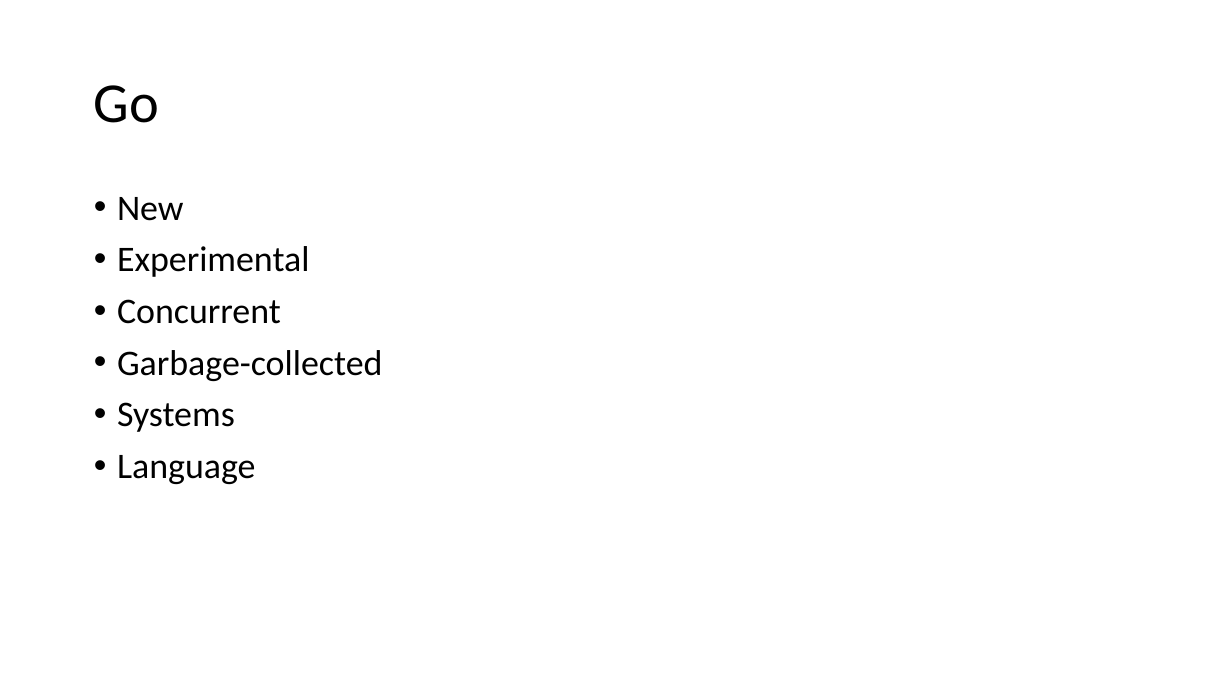
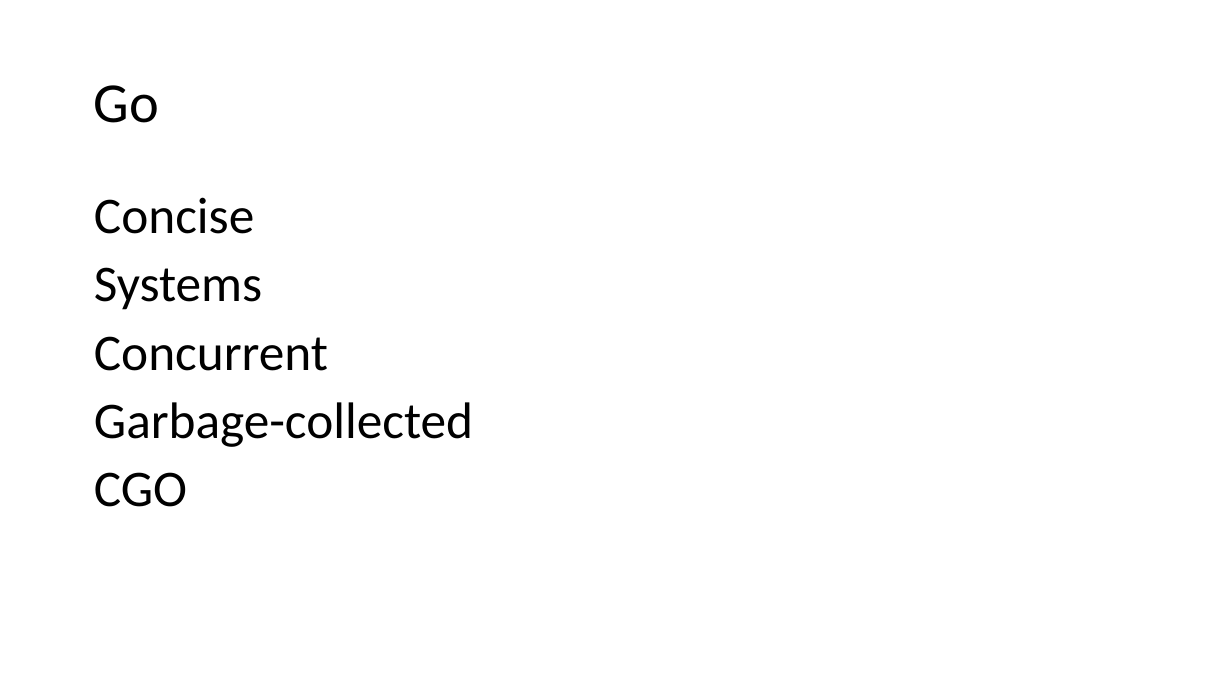
Before and after one commit to firstbird/goPresent, a slide deck: slide 2 of go introduction.pptx. Drawn at 1232x693 pixels with LibreOffice and Linux fonts; fonts in the diff are those of the drawing. Boxes give left, top, right and bottom in pixels: in the first picture for what was removed or moved away, otherwise in the second. Text is boxed around its words. In the diff, an @@ line names an element or a change of style, - is before the commit and + after.

```diff
--- a/go introduction.pptx
+++ b/go introduction.pptx
@@ text at (94, 197, 262, 310): text changed; size 28 to 40 pt @@
-• New
-• Experimental
+Concise
+Systems
@@ text at (94, 336, 473, 447): size 28 to 40 pt in "Concurrent", "Garbage-collected"; bullet • to none @@
@@ text at (94, 472, 187, 507): text changed; size 28 to 40 pt @@
-• Systems
-• Language
+CGO
```
Also in this commit, not shown: 1 other slide changed, 1 slide removed, 1 other file.
